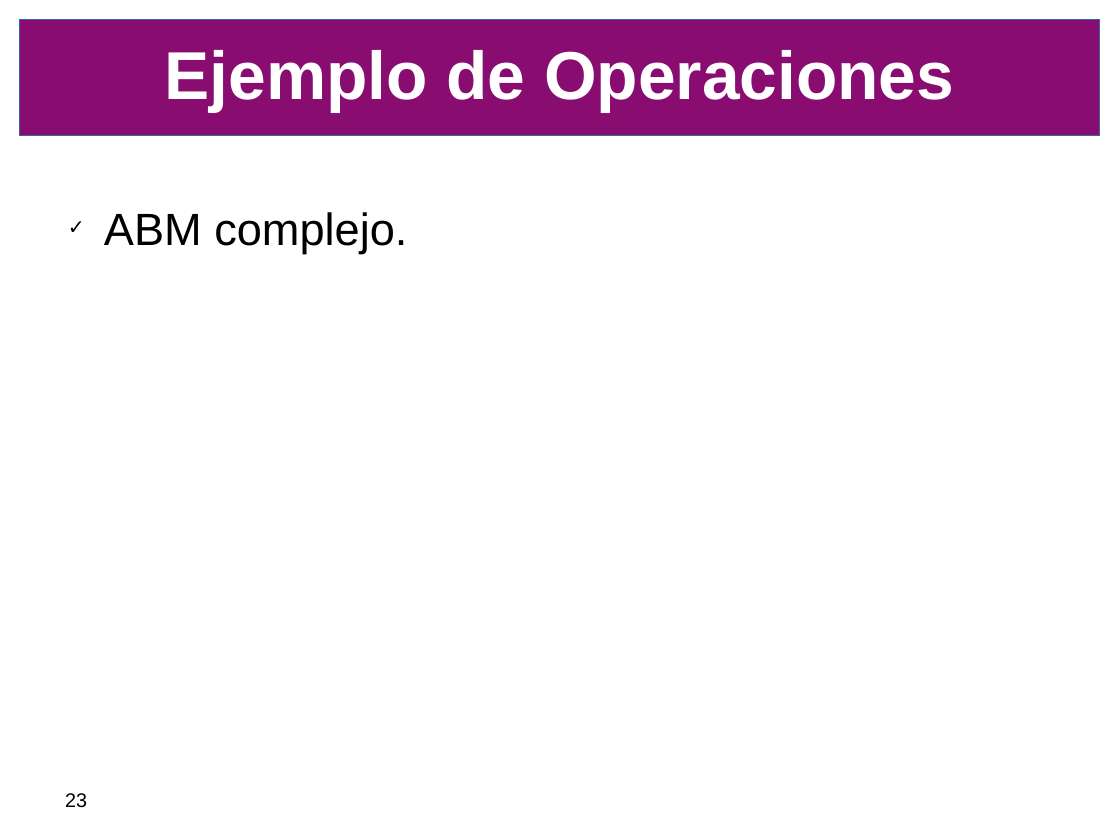
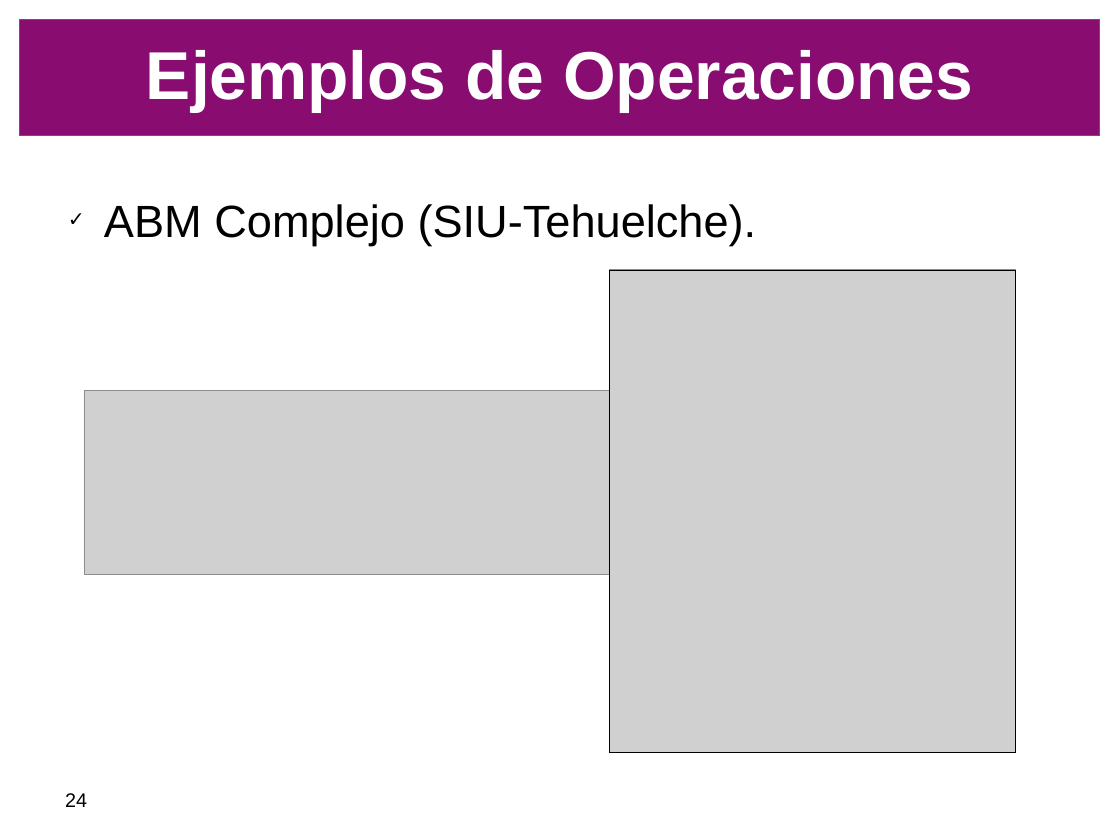
Before and after one commit to SIU-Toba/framework, a slide deck: slide 24 of doc/presentacion/CafeConf2006.odp (slide 23 before the commit). Drawn at 1120x840 pixels with LibreOffice and Linux fonts; fonts in the diff are those of the drawing; grey boxes stand for pictures; background and template pictures are left out. Boxes give left, top, right and bottom in pixels: in the first picture for what was removed or moved away, otherwise in the second. Text is boxed around its words. In the diff, an @@ line names an element or a change of style, - is before the commit and + after.

Commit message:
Presentacion.

```diff
--- a/doc/presentacion/CafeConf2006.odp
+++ b/doc/presentacion/CafeConf2006.odp
@@ title at box(146, 50, 973, 112): text changed @@
-Ejemplo de Operaciones
+Ejemplos de Operaciones
@@ text at box(104, 204, 757, 245): text changed @@
-✓ ABM complejo.
+✓ ABM Complejo (SIU-Tehuelche).
@@ picture added at box(610, 270, 1016, 753) @@
@@ rectangle added at box(610, 270, 1016, 753), outline #000000 0 pt @@
@@ picture added at box(84, 391, 835, 575) @@
@@ page number at box(65, 793, 87, 807): text changed @@
-23
+24
```
Also in this commit, not shown: 2 other slides changed, 2 slides added, 2 slides removed.
